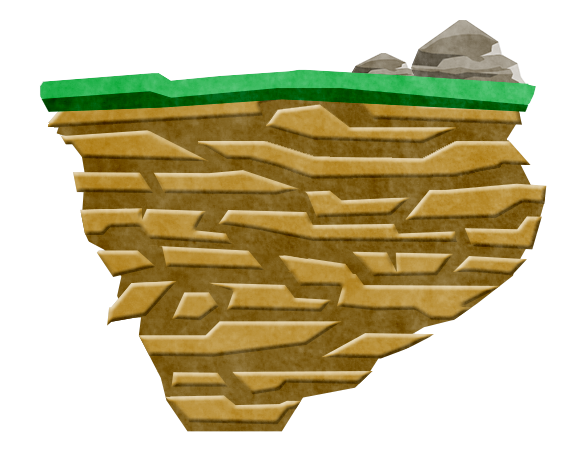
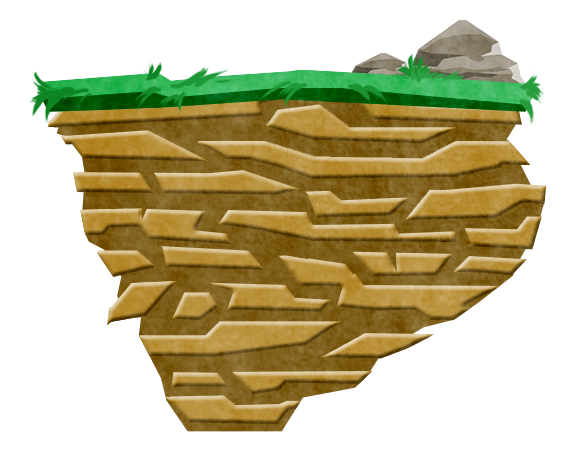
Before/after of a (587, 476) layered artwork. What changed in the layer stack:
added layer "grass" above "Layer 1" over [28, 54, 545, 126]
